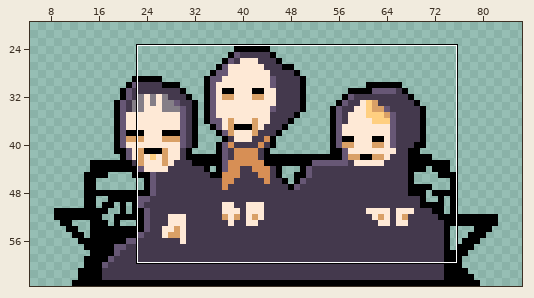
Two versions of one pixel-art file, Personajes/animation/¡viejas.ase. Above: a wide view before the commit, with the close-up outlined.
Close-up. Earlier state:
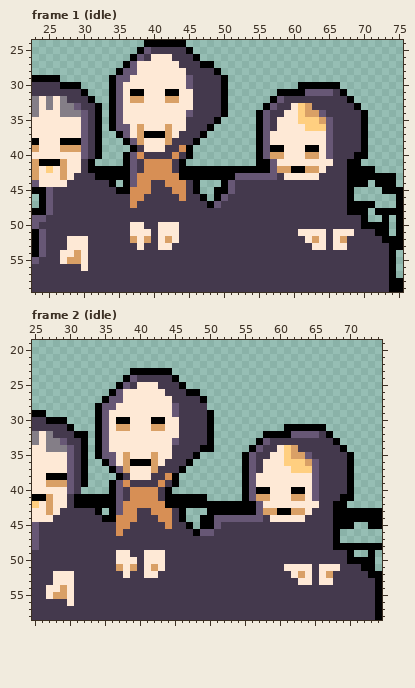
128x64 pixels, 12 frames. Shown: frame 1 (idle): x 23..75, y 24..59; frame 2 (idle): x 25..74, y 19..58. The wide view leaves out empty margins. The commit also changed other frames or places, which this record leaves out.
After:
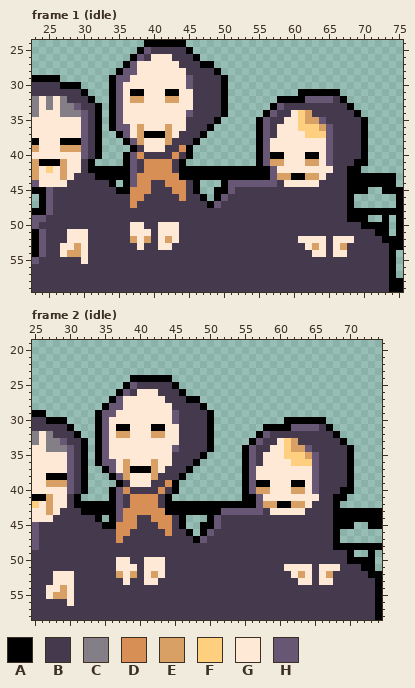
Palette (. is transparent): A #000000  B #44394d  C #847e87  D #d78f55  E #d9a066  F #ffcf80  G #fee9d6  H #675775
Change:
Changed rows in their new state; - is an unchanged pixel.
Frame 1 (idle):
first column x 27:
30 ----------------------------------......-----
31 -------------------------------...-AAAAA.----
32 ------------------------------.AAAAHHHH-A.---
33 -----------------------------.AH-BBB-----A.--
34 ----------------------------.AH-B---BB----A.-
35 -------------------------------B---EEHB------
36 ----------------------------------F--E-------
37 ------------------------------B----FFF-------
39 ------------------------------GG---GG--------
40 ------------------------------AA---AA-----B--
41 -----------------------------HEE---EE-H--B-A-
42 -------------------------------GGGGGG-G----..
43 -------------------------AAAAA-EEAAEEG-------
44 -------------------------HHHHHH-GGGGG-------A
45 ------------------------------------------AA-
47 ------------------------------------------...
48 --------------------------------------------A
49 -----------------------------------------AA--
51 -GGG------------------------------BBBB-BBB---
52 ----------------------------------G-G---GG---
53 G-E--------------------------------GE---E----
54 -E----------------------------------GG-GG----
55 BBB------------------------------------------
56 ---B-----------------------------------------
Frame 2 (idle):
first column x 32:
23 -------......--------------------------
24 ------.AAAAAA.-------------------------
25 -----.AHBBB--A.------------------------
26 ----.AHB---B--A..----------------------
27 ---.A-------B--AA.---------------------
28 --.A-H-------B---A---------------------
29 ----H----------------------------------
30 -----GG---GG-H---------------AAAAAA----
31 -----AA---AA--------------AAA-HHHHBA---
32 .----EE---EE-------------AHBBBBBBB-BA--
33 -------------G----------AHB-GFE-----BA-
34 -------------H---B-----AHB-G---EH----BA
35 ----G-G---G-----BA--------G---FFEH-----
36 --AH---GGG--G--BA------------G--F------
37 ---AHG-AAA-G--BA---------G----GGG------
38 ----AHE---E-BBA------------------------
39 ----.ABGGG-BD------------AA---AA-------
40 A-----DBBBBDBA-----------EE---EE-----A-
41 ....---------.....------AHG---GG-G--A-.
42 ------B----B--------------EEAAEE-B---.-
43 AA-A----DD--AA-AAA--HHHHH-BGGGGGB------
44 --A.-H----D------.--BBBBBB-BBBBB-------
45 ---AA--D---D--A.-----------------------
46 ------D-----D--A.A---------------------
47 -----D----------AH---------------------
49 -----BB--BBB---------------------------
50 -------B-------------------------------
51 -----G-G--G----------------------------
52 -----E-E--EG---------------------------
53 ------G--GG----------------------------
Pixel boxes of the changes (left, top, right, bottom) in both close-ups:
changed: (235, 82, 375, 257)
changed: (60, 229, 88, 271)
changed: (81, 368, 354, 585)
